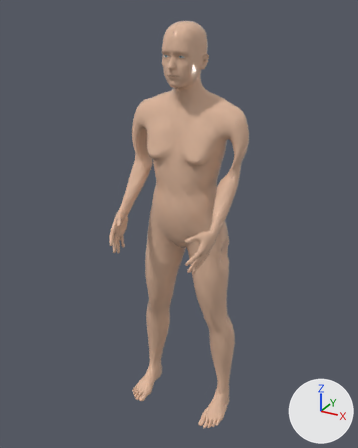
What one commit did to the glTF model public/bodymap3d/v3/real-human/body-senior-divers-real-v3.glb.
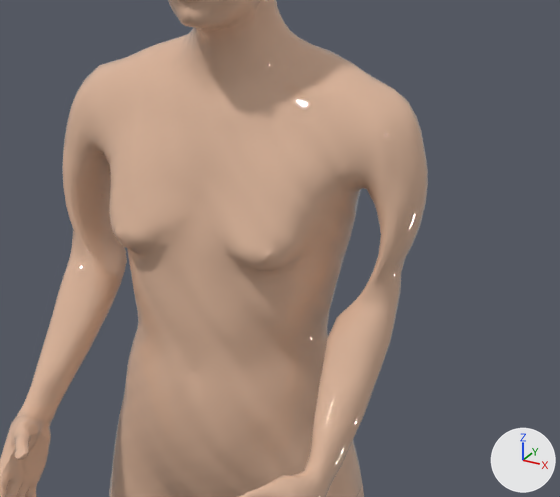
The first picture shows the older version from a 50 mm camera at (0.867, -1.553, 1.695) aimed at (-0.006, 0.035, 0.901). The close-ups show the older and then the newer version on the part from 31% to 81% of the width and 18% to 53% of the height of that picture. Only the edits that show in the close-ups are written down. Every picture has the same lights, and +X, +Y and +Z are marked at lower right. Vertices at exactly the same position are counted once.

Names of what the first close-up shows: 'real-human-body'.
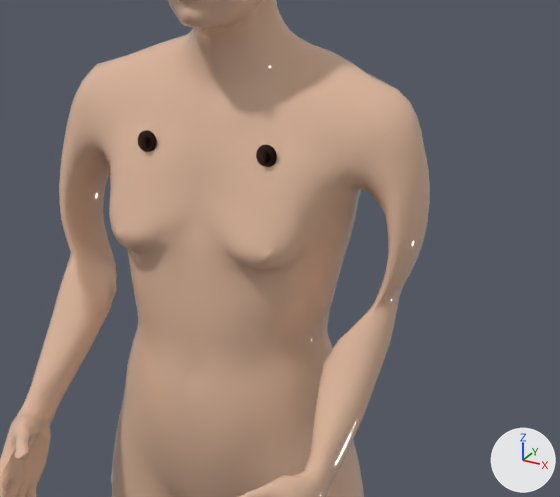
Where the change shows, as pixel boxes (x1, y1, x2, y2) in the close-ups (560 x 497 px; the box of a moved part takes in the faces that stretch with it):
'real-human-body', reshaped: before (0, 0, 428, 497); after (0, 0, 430, 497)
'real-human-areola-right', added: after (256, 145, 277, 167)
'real-human-areola-left', added: after (138, 130, 157, 152)
'real-human-nipple-right', added: after (258, 150, 271, 163)
'real-human-nipple-left', added: after (139, 136, 151, 149)
part 1 of me_real_human_body, moved or reshaped: before (62, 146, 127, 327); after (59, 148, 117, 327)
part 2 of me_real_human_body, moved or reshaped: before (323, 184, 426, 363); after (324, 186, 430, 363)

The change, as a list of edits to the scene's bpy script:
```text
Add mat_areola_skin:
    mat_areola_skin = principled_material('areola_skin')
    mat_areola_skin.base_color = (0.48, 0.25, 0.2)  # beige #b8897c
    mat_areola_skin.roughness = 0.58
Change me_real_human_body:
    used by ob_real_human_body; location = (0.0, 0.0, 0.0)
    remove me_real_human_body.from_pydata(...)  # 13380 vertices, 26756 faces; spans x -0.24..0.24, y -0.22..0.22, z 0.0..1.65
    add me_real_human_body.from_pydata(...)  # 13380 vertices, 26756 faces; spans x -0.25..0.25, y -0.22..0.22, z 0.0..1.65
    me_real_human_body part 1: 177 of the vertices in x -0.24..-0.15, y 0.02..0.13, z 1.07..1.25 are scaled about their middle by (0.846, 1, 1.02), then moved by (-0.01, 0.0, 0.0)
    me_real_human_body part 2: 177 of the vertices in x 0.15..0.24, y 0.02..0.13, z 1.07..1.25 are scaled about their middle by (0.846, 1, 1.02), then moved by (0.01, 0.0, 0.0)
    other edits to the shape of me_real_human_body do not show in these pictures
Add me_real_human_nipple_right:
    me_real_human_nipple_right.from_pydata(...)  # a UV sphere (16 segments, 10 rings, poles along z) spanning x 0.07177..0.08662, y 0.00394..0.01714, z 1.28782..1.30268
    me_real_human_nipple_right.materials.append(mat_areola_skin)  # beige #b8897c
Add me_real_human_areola_right:
    me_real_human_areola_right.from_pydata(...)  # a UV sphere (20 segments, 12 rings, poles along z) spanning x 0.066..0.0924, y 0.0114..0.0196, z 1.282..1.3084
    me_real_human_areola_right.materials.append(mat_areola_skin)  # beige #b8897c
Add me_real_human_nipple_left:
    me_real_human_nipple_left.from_pydata(...)  # a UV sphere (16 segments, 10 rings, poles along z) spanning x -0.08662..-0.07177, y 0.00394..0.01714, z 1.28782..1.30268
    me_real_human_nipple_left.materials.append(mat_areola_skin)  # beige #b8897c
Add me_real_human_areola_left:
    me_real_human_areola_left.from_pydata(...)  # a UV sphere (20 segments, 12 rings, poles along z) spanning x -0.0924..-0.066, y 0.0114..0.0196, z 1.282..1.3084
    me_real_human_areola_left.materials.append(mat_areola_skin)  # beige #b8897c
Add ob_real_human_nipple_right:
    ob_real_human_nipple_right = bpy.data.objects.new('real-human-nipple-right', me_real_human_nipple_right)
    ob_real_human_nipple_right.location = (0.0, 0.0, 0.0)
Add ob_real_human_areola_right:
    ob_real_human_areola_right = bpy.data.objects.new('real-human-areola-right', me_real_human_areola_right)
    ob_real_human_areola_right.location = (0.0, 0.0, 0.0)
Add ob_real_human_nipple_left:
    ob_real_human_nipple_left = bpy.data.objects.new('real-human-nipple-left', me_real_human_nipple_left)
    ob_real_human_nipple_left.location = (0.0, 0.0, 0.0)
Add ob_real_human_areola_left:
    ob_real_human_areola_left = bpy.data.objects.new('real-human-areola-left', me_real_human_areola_left)
    ob_real_human_areola_left.location = (0.0, 0.0, 0.0)
```
